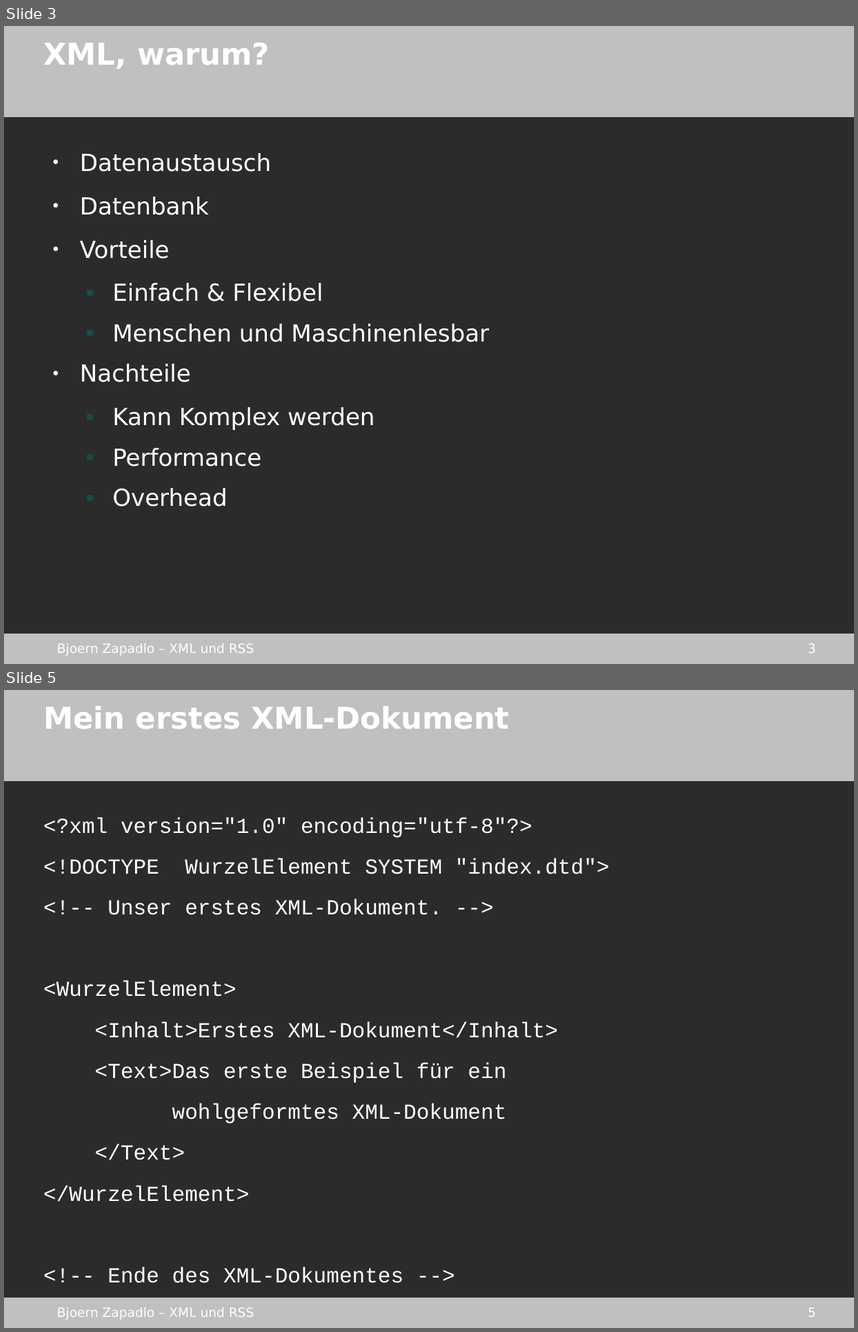
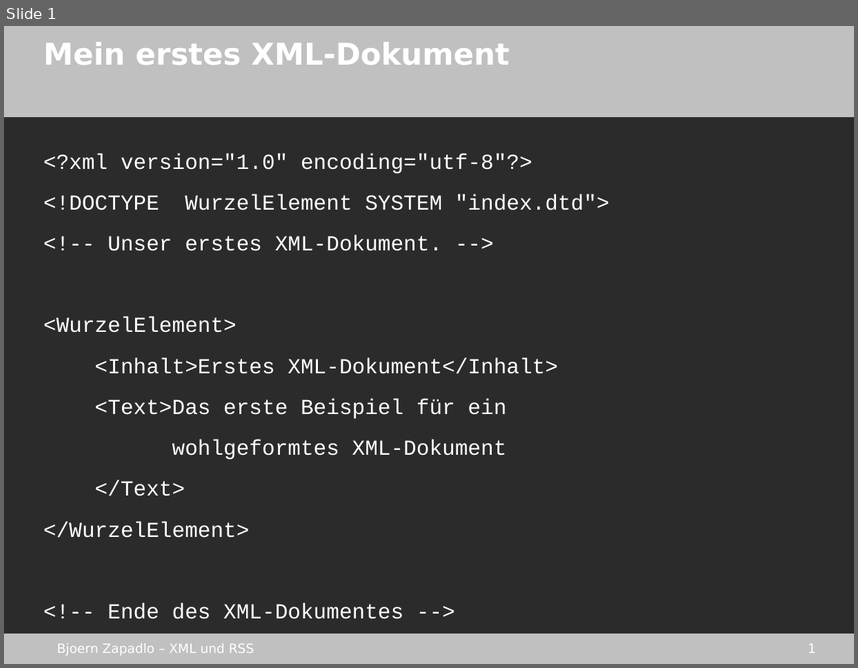
Before and after one commit to gmb2012/sae-xml_rss, a slide deck: stuff/xml_rss.odp. Shown one above the other, each under a label of ours: slides 3 and 5 before the commit, slide 1 after it; the slides between them are not shown. The pictures are 858x1332 and 858x668 pixels, drawn with LibreOffice and Linux fonts; fonts in the diff are those of the drawing; background and template pictures are left out; a plain dark background stands for a picture behind light text. Boxes give left, top, right and bottom in pixels: in the first picture for what was removed or moved away, otherwise in the second. Text is boxed around its words. In the diff, an @@ line names an element or a change of style, - is before the commit and + after.

```diff
--- a/stuff/xml_rss.odp
+++ b/stuff/xml_rss.odp
@@ slide 3 removed at (4, 26, 854, 664), background picture (left out); not listed: 4 template elements that a slide beside it also shows @@
@@ title removed at (43, 43, 270, 69) @@
-XML, warum?
@@ text removed at (80, 153, 489, 506) @@
-● Datenaustausch
-● Datenbank
-● Vorteile
-  ▪ Einfach & Flexibel
-  ▪ Menschen und Maschinenlesbar
-● Nachteile
-  ▪ Kann Komplex werden
-  ▪ Performance
-  ▪ Overhead
@@ what was slide 5 is now slide 1 @@
@@ page number at (808, 644, 816, 653): text changed @@
-5
+1
```
Also in this commit, not shown: 1 slide added, 3 other slides removed, 1 other file.
